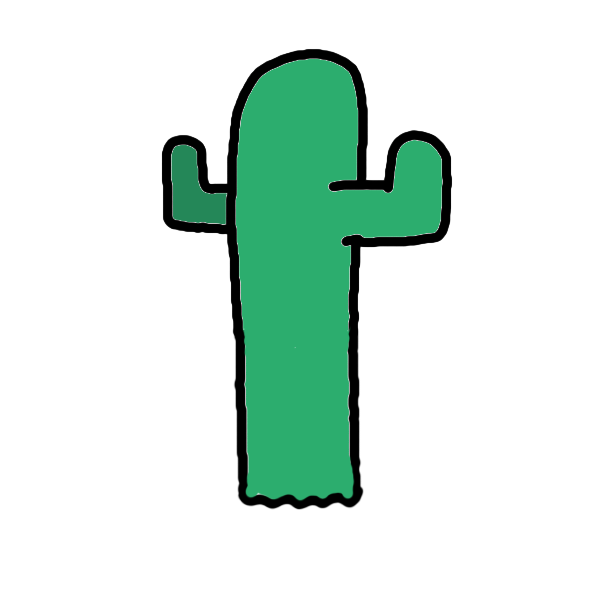
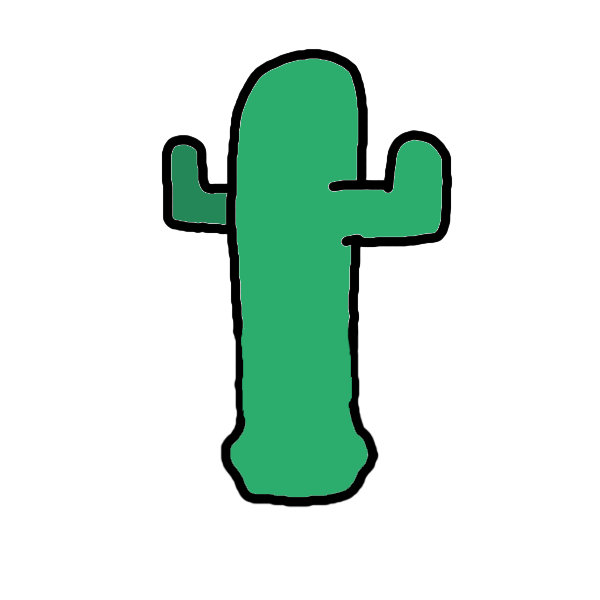
The second 600px x 600px image is a revision of the first. Changes to its layers:
showed "Frame 5", painted on it over (220, 320, 379, 508)
hid "Frame 3", painted on it over (222, 320, 377, 510)
